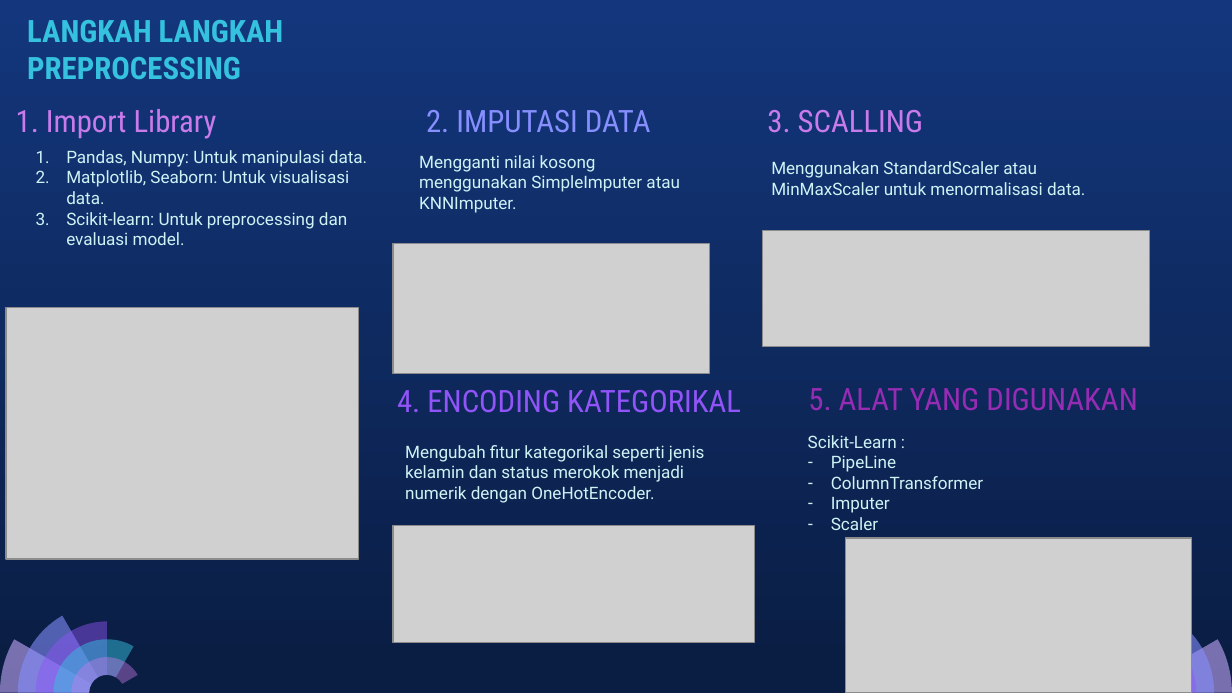
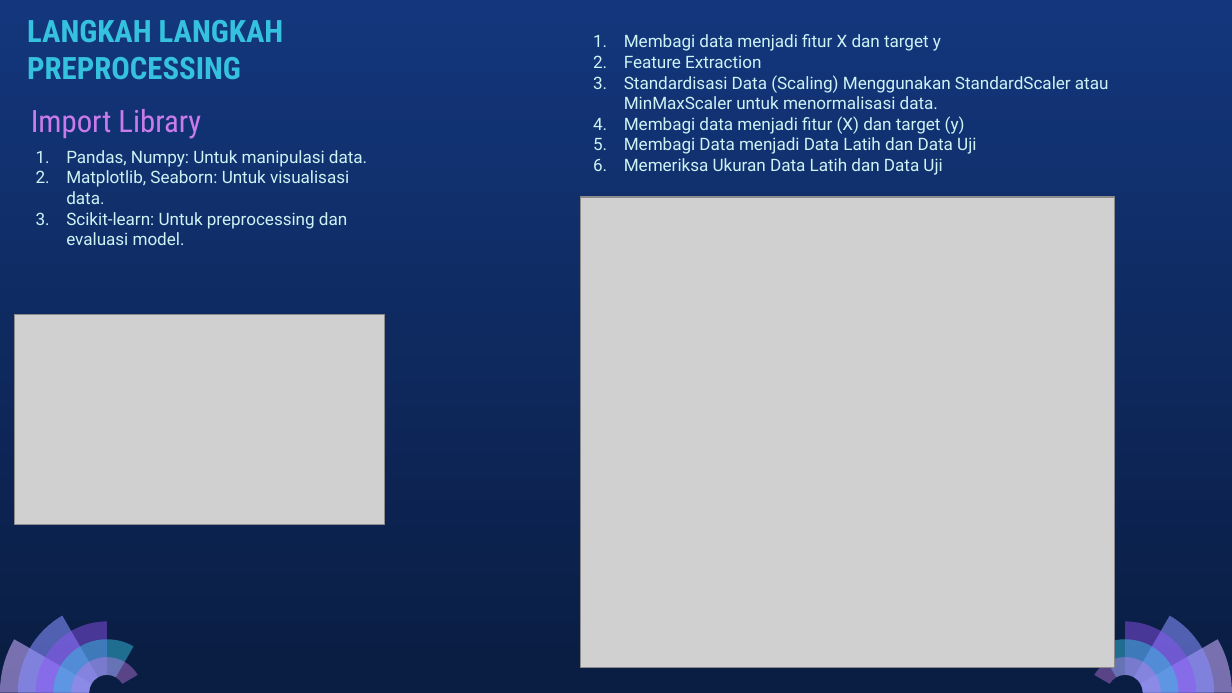
Before and after one commit to penoFahmi/Diabetes-Prediction, a slide deck: slide 6 of Diabetes Prediction.pptx (slide 5 before the commit). Drawn at 1232x693 pixels with LibreOffice and Linux fonts; fonts in the diff are those of the drawing; grey boxes stand for pictures. Boxes give left, top, right and bottom in pixels: in the first picture for what was removed or moved away, otherwise in the second. Text is boxed around its words. In the diff, an @@ line names an element or a change of style, - is before the commit and + after.

```diff
--- a/Diabetes Prediction.pptx
+++ b/Diabetes Prediction.pptx
@@ text at [624,34,1109,175]: text changed @@
-Menggunakan StandardScaler atau MinMaxScaler untuk menormalisasi data.
+1. Membagi data menjadi fitur X dan target y
+2. Feature Extraction
+3. Standardisasi Data (Scaling) Menggunakan StandardScaler atau MinMaxScaler untuk menormalisasi data.
+4. Membagi data menjadi fitur (X) dan target (y)
+5. Membagi Data menjadi Data Latih dan Data Uji
+6. Memeriksa Ukuran Data Latih dan Data Uji
@@ text at [31,109,201,139]: text changed @@
-1. Import Library
+Import Library
@@ subtitle removed at [426,110,651,132] @@
-2. IMPUTASI DATA
@@ subtitle removed at [767,110,923,133] @@
-3. SCALLING
@@ text removed at [419,155,680,213] @@
-Mengganti nilai kosong menggunakan SimpleImputer atau KNNImputer.
@@ picture added at [580,197,1114,668] @@
@@ picture removed at [763,230,1149,346] @@
@@ picture removed at [393,244,710,373] @@
@@ picture: place and size @@
-picture at [6,308,359,559]
+picture at [15,314,384,524]
@@ subtitle removed at [808,388,1137,410] @@
-5. ALAT YANG DIGUNAKAN
@@ subtitle removed at [397,390,741,413] @@
-4. ENCODING KATEGORIKAL
@@ text removed at [405,445,705,503] @@
-Mengubah fitur kategorikal seperti jenis kelamin dan status merokok menjadi numerik dengan OneHotEncoder.
@@ text removed at [808,435,983,530] @@
-Scikit-Learn :
-– PipeLine
-– ColumnTransformer
-– Imputer
-– Scaler
@@ picture removed at [393,526,755,643] @@
@@ picture removed at [845,538,1191,693] @@
```
Also in this commit, not shown: 2 other slides changed, 3 slides added, 2 slides removed, 6 other files.
